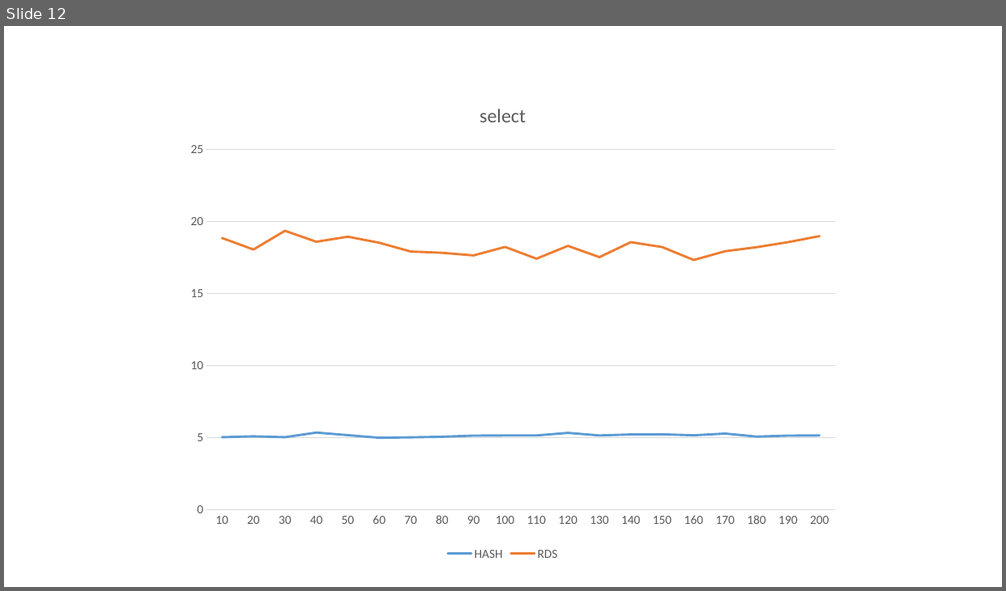
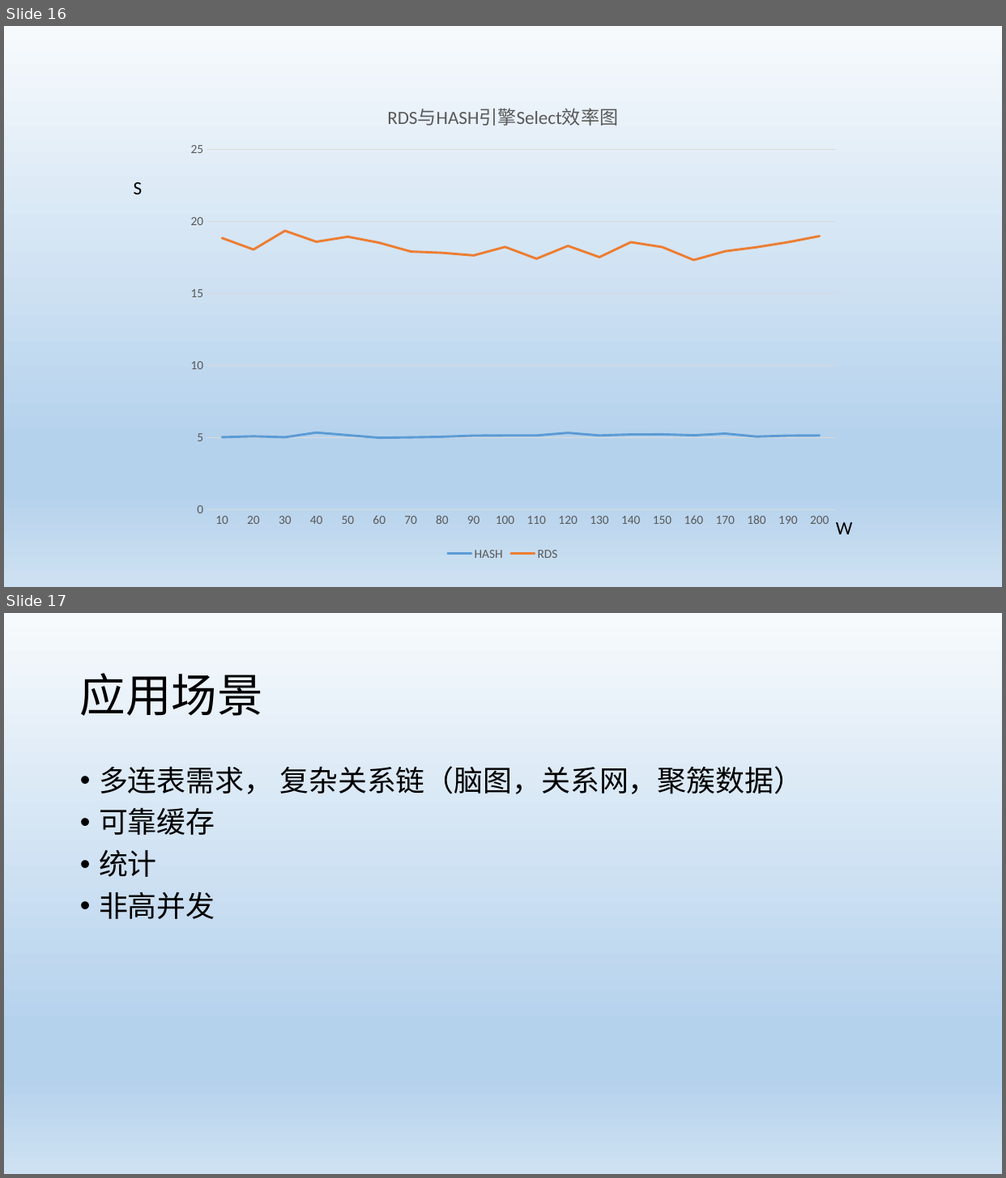
Before and after one commit to zoujunrong/weclu, a slide deck: weclu.pptx. Shown one above the other, each under a label of ours: slide 12 before the commit, slides 16 and 17 after it. The pictures are 1006x591 and 1006x1178 pixels, drawn with LibreOffice and Linux fonts; fonts in the diff are those of the drawing. Boxes give left, top, right and bottom in pixels: in the first picture for what was removed or moved away, otherwise in the second. Text is boxed around its words. In the diff, an @@ line names an element or a change of style, - is before the commit and + after.

```diff
--- a/weclu.pptx
+++ b/weclu.pptx
@@ slide 17 added at (x1=4, y1=613, x2=1002, y2=1174), background gradient #F7FAFD to #B5D2EC to #CEE1F2 @@
@@ title added at (x1=80, y1=673, x2=263, y2=716), 44 pt, text #000000 @@
+应用场景
@@ text added at (x1=99, y1=766, x2=803, y2=919), 28 pt, text #000000 @@
+• 多连表需求， 复杂关系链（脑图，关系网，聚簇数据）
+• 可靠缓存
+• 统计
+• 非高并发
@@ what was slide 12 is now slide 16 @@
@@ slide 16 changed as well @@
@@ background #FFFFFF to gradient #F7FAFD to #B5D2EC to #CEE1F2 @@
@@ line chart at (x1=170, y1=85, x2=836, y2=565) @@
@@ title "select " to "RDS与HASH引擎Select效率图 " @@
@@ text added at (x1=134, y1=182, x2=143, y2=194), 18 pt, text #000000 @@
+S
@@ text added at (x1=836, y1=523, x2=853, y2=535), 18 pt, text #000000 @@
+W
```
Also in this commit, not shown: 12 other slides changed, 7 other slides added, 1 slide removed, 9 other files.
